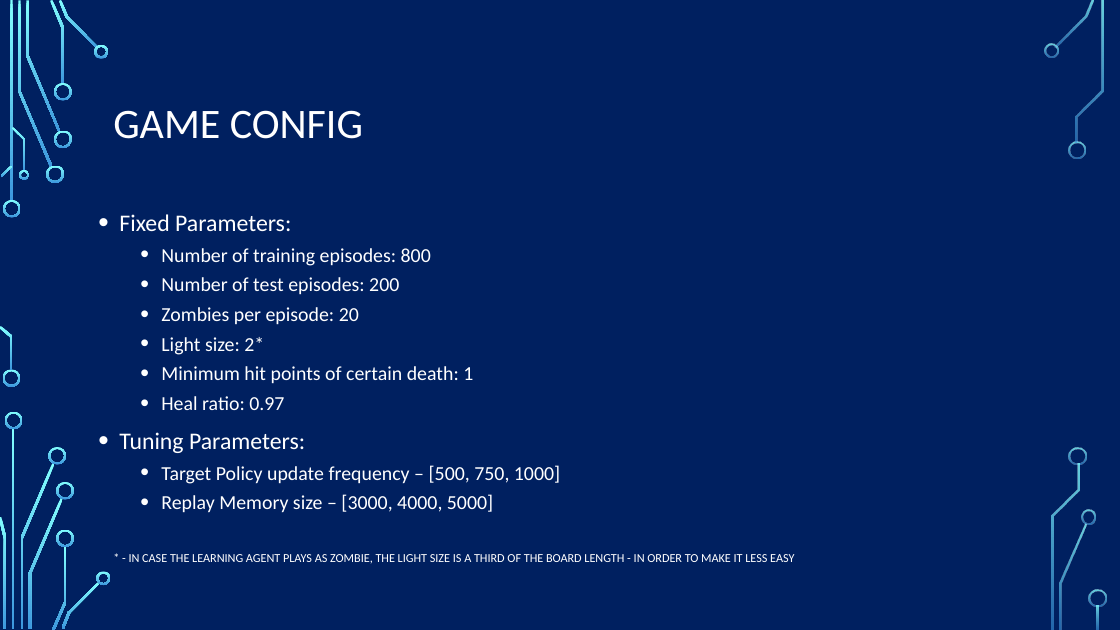
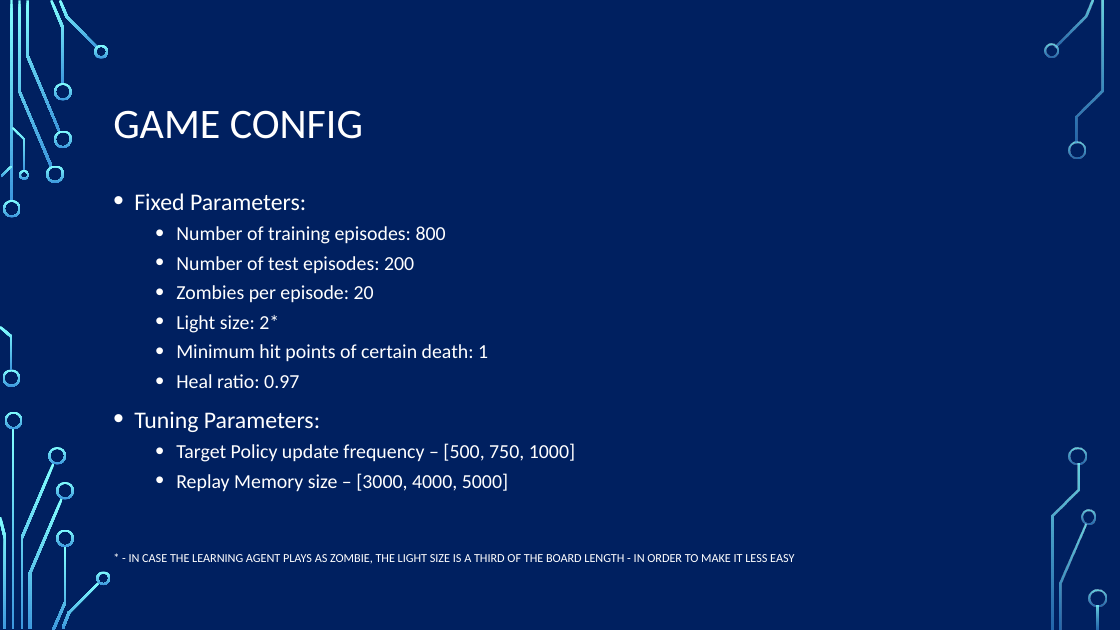
Before and after one commit to EliavSh/FinalProjectRL, a slide deck: slide 14 of docs/Semi Final Results.pptx. Drawn at 1120x630 pixels with LibreOffice and Linux fonts; fonts in the diff are those of the drawing; background and template pictures are left out. Boxes give left, top, right and bottom in pixels: in the first picture for what was removed or moved away, otherwise in the second. Text is boxed around its words. In the diff, an @@ line names an element or a change of style, - is before the commit and + after.

Commit message:
setting up training of mcts

```diff
--- a/docs/Semi Final Results.pptx
+++ b/docs/Semi Final Results.pptx
@@ text "Fixed Parameters:": place and size @@
-text "Fixed Parameters:" at [119, 214, 560, 513]
+text "Fixed Parameters:" at [134, 193, 575, 492]
```
Also in this commit, not shown: 4 other slides changed, 4 other files.
